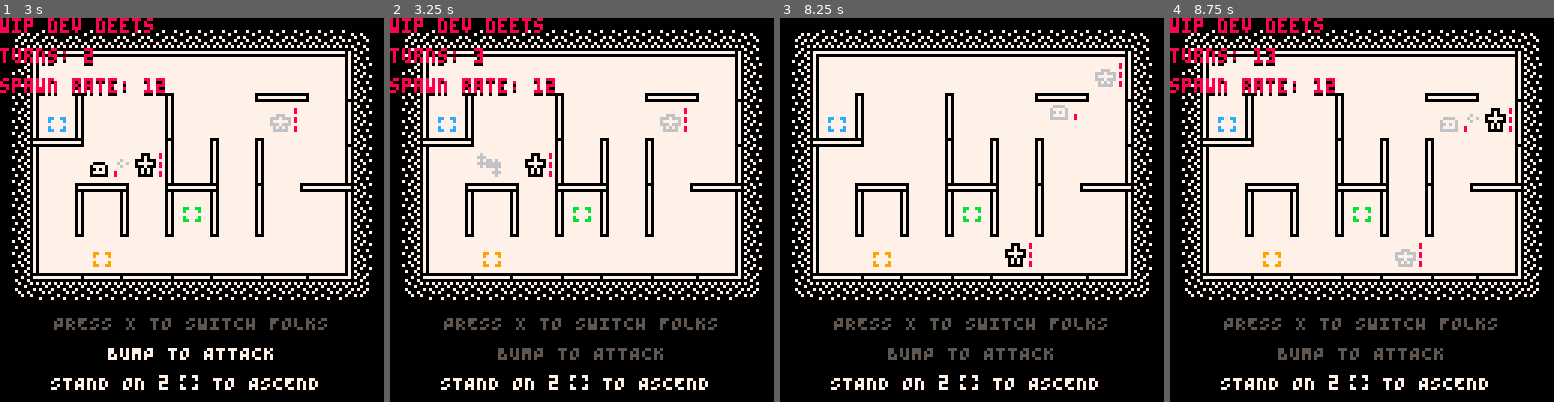
Above: before the commit, frames 1-4 (left to right).
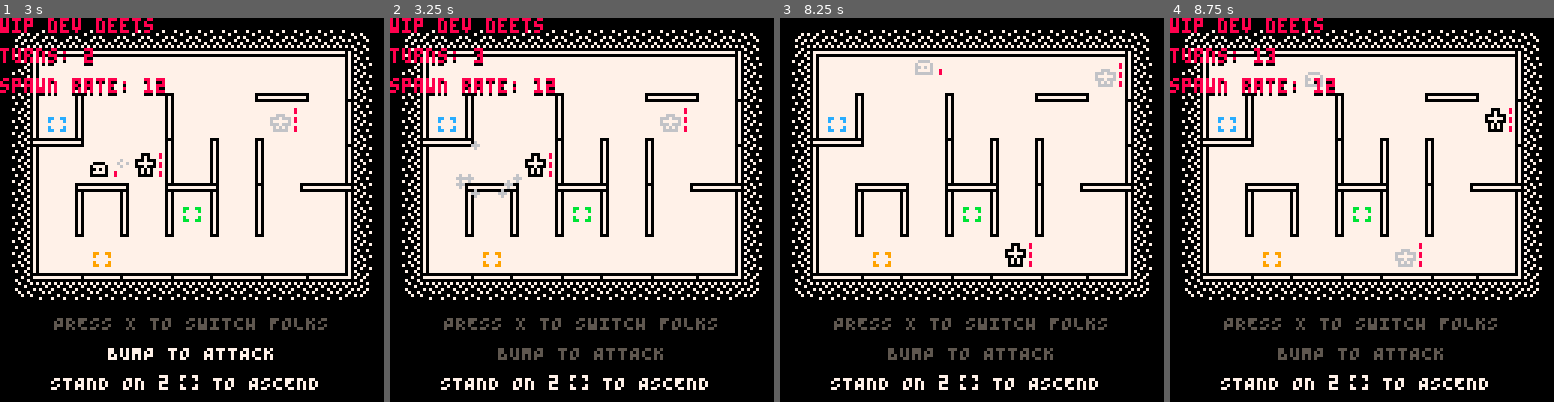
Above: after the commit, the same moments.

Repository: taylordolan/grid-folks
Game: PICO-8 cartridge grid_folks.p8
The game is run twice, just before and just after one commit, with the same random seed, the same clock (stepped at 60 frames per second) and the same inputs.
Inputs:
- Up to frame 1 (3 s): tap X (X key) at 0.33, 1.07, 1.85, 2.97 s; tap O (Z key) at 0.7, 1.7, 2.1, 2.5, 2.9 s; hold Right 1.6-2.1 s; hold Up 2.15-2.42 s; hold Right from 2.47 s (still down)
- Up to frame 2 (3.25 s): release Right at 3.03 s; hold Left from 3.08 s (still down)
- Up to frame 3 (8.25 s): tap O (Z key) every 0.4 s from 3.3 to 8.1 s; release Left at 3.58 s; hold Down 3.63-3.97 s; hold Right 4.02-4.68 s; tap X (X key) every 1.12 s from 4.08 to 7.43 s; hold Up 4.73-5.03 s; hold Left 5.08-5.68 s; hold Down 5.73-6.03 s; hold Right 6.08-6.58 s; hold Right 6.63-7.13 s; hold Up 7.18-7.45 s; hold Right 7.5-8.07 s; hold Left from 8.12 s (still down)
- Up to frame 4 (8.75 s): tap O (Z key) at 8.5 s; tap X (X key) at 8.55 s; release Left at 8.62 s; hold Down from 8.67 s (still down)

Frame 1 is identical in both runs. In frame 2, 0.4% of the frame differs, in the area x 17-35%, y 32-47%; in frame 3, 0.2%; in frame 4, 0.2%.

Commit message:
polish pop animations

Diff:
--- a/grid_folks.p8
+++ b/grid_folks.p8
@@ -14,13 +14,15 @@
 -- [x] stress test enemy pathfinding
 -- [x] fix flashing of threatened health
 -- [x] update enemy intro animations to match charge and num animations
+-- [x] add easing to pop animations
 -- [ ] move info area up 1 or 2 pixels
--- [ ] add easing to pop animations
 -- [ ] add missing sounds
 -- [ ] remove instances of `for next in all()`?
+-- [ ] make grown sprites not block buttons
+-- [ ] make arrows not block grown sprites
 
 -- future
--- [ ] playtest and consider evening out the potential distance or pads even more
+-- [ ] playtest and consider evening out the potential distance of pads even more, maybe with a max distance?
 
 function _init()
 
@@ -126,13 +128,13 @@
     local increase = base
     for i=1, starting_spawn_rate - 1 do
       increase += i + offset
-      local next = previous + increase
+      local next = previous + flr(increase)
       spawn_rates[next] = starting_spawn_rate - i
       previous = next
     end
     return spawn_rates
   end
-  spawn_rates = get_spawn_rates(11, 12, 3)
+  spawn_rates = get_spawn_rates(11, 12, 1.5)
 	spawn_bags = {
 		[001] = {"baby"},
 		[031] = {"baby", "dash"},
@@ -1536,29 +1538,34 @@
 
 function new_pop(pix, should_move, particle_count, frames)
 	local particle_count = particle_count or 8
-	local frames = frames or 16
+	local frames = frames or 12
 	function new_particle(pix, frames, should_move)
-		local v_x = should_move and {.125,-.125,.5,-.5} or {0}
-		local v_y = copy(v_x)
-		shuff(v_x)
-		shuff(v_y)
+		local vel_x = should_move and {1,-1,1.5,-1.5,2,-2} or {0}
+		local vel_y = copy(vel_x)
+		shuff(vel_x)
+		shuff(vel_y)
 		local particle = {
-			p_x = pix[1],
-			p_y = pix[2],
-			v_x = v_x[1],
-			v_y = v_y[1],
+			pix_x = pix[1],
+			pix_y = pix[2],
+			vel_x = vel_x[1],
+			vel_y = vel_y[1],
 			max_frames = frames,
 			frames = frames,
+			sprite = 011,
+			speed = 1,
 			draw = function(self)
-				local sprite = 005
-				if self.frames < self.max_frames / 3 then
-					sprite = 006
+				if self.frames == flr(self.max_frames * 2/3) then
+					self.sprite = 005
+					self.speed /= 3
+				elseif self.frames == flr(self.max_frames * 1/3) then
+					self.sprite = 006
+					self.speed /= 3
 				end
 				palt(015,true)
-				spr(sprite,self.p_x,self.p_y)
+				self.pix_x += self.vel_x * self.speed
+				self.pix_y += self.vel_y * self.speed
+				spr(self.sprite,self.pix_x,self.pix_y)
 				self.frames -= 1
-				self.p_x += self.v_x
-				self.p_y += self.v_y
 				if self.frames <= 0 then
 					del(particles,self)
 				end
@@ -2111,14 +2118,14 @@
 end
 
 __gfx__
-ffffffffff000fffffffffffffffffffffffffffffffffffffffffff000006070060006000060600000600600000000000000000000000000000000000000000
-ffffffffff070ffffff6fffffffaaaffffffffffffffffffffffffff600600076000000000600006006006000000000000000000000000000000000000000000
-ff000fff0007000ffff6ffffffaa6affffa6afffffffffffffffffff006006070006060006006060060000060000000000000000000000000000000000000000
-0007000f0777770fffffffffff6aa6fffaaaaafffff6ffffffffffff000060070060006000060000000060000000000000000000000000000000000000000000
-0777770f0007000f66fff66fffaa6afffa6a6affff666ffffff6ffff006006076000600006000606006000600000000000000000000000000000000000000000
-0007000ff07070fffffffffffffaaafffaa6aafffff6ffffffffffff600600070606060600060000060006000000000000000000000000000000000000000000
-f07070fff07070fffff6ffffffffffffffffffffffffffffffffffff000006070000000000600607000600070000000000000000000000000000000000000000
-f00000fff00000fffff6ffffffffffffffffffffffffffffffffffff060060077777777706006007000006070000000000000000000000000000000000000000
+ffffffffff000fffffffffffffffffffffffffffffffffffffffffff00000607006000600006060000060060ffffffff00000000000000000000000000000000
+ffffffffff070ffffff6fffffffaaaffffffffffffffffffffffffff60060007600000000060000600600600ffffffff00000000000000000000000000000000
+ff000fff0007000ffff6ffffffaa6affffa6afffffffffffffffffff00600607000606000600606006000006ffffffff00000000000000000000000000000000
+0007000f0777770fffffffffff6aa6fffaaaaafffff6ffffffffffff00006007006000600006000000006000ff666fff00000000000000000000000000000000
+0777770f0007000f66fff66fffaa6afffa6a6affff666ffffff6ffff00600607600060000600060600600060ff666fff00000000000000000000000000000000
+0007000ff07070fffffffffffffaaafffaa6aafffff6ffffffffffff60060007060606060006000006000600ff666fff00000000000000000000000000000000
+f07070fff07070fffff6ffffffffffffffffffffffffffffffffffff00000607000000000060060700060007ffffffff00000000000000000000000000000000
+f00000fff00000fffff6ffffffffffffffffffffffffffffffffffff06006007777777770600600700000607ffffffff00000000000000000000000000000000
 fffffffffffffffffffffffffff77fffffffffffffffffffffffffffffffffffffffffff000000ffffffffffffffffff00000000000000000000000000000000
 ffffffffffffffffffffffffff7667ffeeeeeeee00000fffffffffffffffffff000000ff077770ffffffffffffffffff00000000000000000000000000000000
 fffffffffffffffffffffffff767767feffffffe07070ffff0000fffffffffff077770ff007070ff000000ff00000fff00000000000000000000000000000000
--- a/manual_spawn_rate.p8
+++ b/manual_spawn_rate.p8
@@ -28,13 +28,13 @@
     local increase = base
     for i=1, starting_spawn_rate - 1 do
       increase += i + offset
-      local next = previous + increase
+      local next = previous + flr(increase)
       spawn_rates[next] = starting_spawn_rate - i
       previous = next
     end
     return spawn_rates
   end
-  spawn_rates = get_spawn_rates(11, 12, 3)
+  spawn_rates = get_spawn_rates(11, 12, 1.5)
   max_turns = 800
   graph_mode = true
 end
